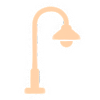
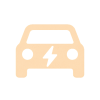
Before/after of a 100 x 100 layered artwork. What changed in the layer stack:
hid "p5_street" over [18, 3, 85, 98]
showed "p3_electric Car", painted on it over [15, 23, 85, 78]
